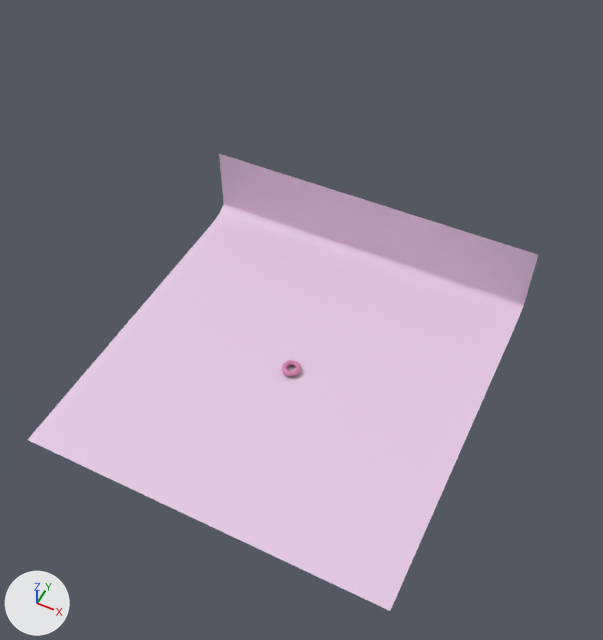
Renders of the glTF model public/dazzling donuts.gltf from each side of a commit.
Rendered twice from a 50 mm lens placed at (22.8, -43.5, 61.8), pointed at (1.7, -1.2, 9.0). Lighting does not change. The marker at lower left points along +X, +Y and +Z. Where no turn or scale is listed for an object, it has been applied to the vertices. Vertices at the same position are counted once.
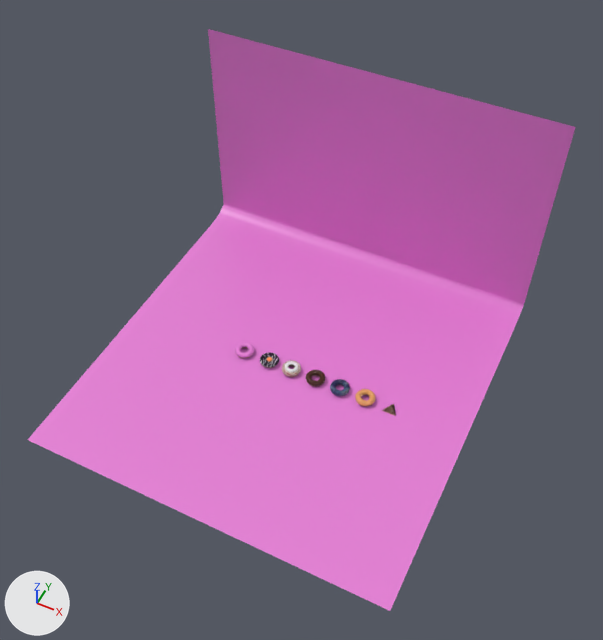
Where the newer file only moved an object's origin or applied its transform, the numbers keep the older frame.

Where the change shows, as pixel boxes [x1, y1, x2, y2] in the pictures (603 x 640 px):
'Plane', recoloured, reshaped (white to pink, 7% wider, 27% taller): before [28, 154, 538, 611]; after [28, 29, 576, 611]
'pink cream.003', added: after [355, 389, 375, 406]
'pink cream.001', added: after [330, 379, 350, 396]
'pink cream', added: after [306, 370, 325, 386]
'pink cream.002', added: after [235, 342, 254, 358]
'Torus.002', added: after [260, 352, 279, 367]
'Torus.007', added: after [285, 361, 298, 372]
'Cone', added: after [382, 404, 396, 416]
'bread.004', added: after [236, 347, 253, 358]
'bread.001', added: after [309, 375, 325, 387]
part 1 of me_plane, added (pink): after [208, 29, 576, 255]

The change, as a diff of the scene's bpy script:
```diff
--- a/public/dazzling donuts.gltf.py
+++ b/public/dazzling donuts.gltf.py
@@ mat_material_003 @@
 mat_material_003 = principled_material('Material.003')
-mat_material_003.base_color = (0.8, 0.59, 0.779)  # white #e7cae4
+mat_material_003.base_color = (0.8, 0.218, 0.681)  # pink #e781d7
@@ mat_material_004 @@
+mat_material_004 = bpy.data.materials.new('Material.004')
+# uses the picture img_galaxy
@@ me_plane @@
 me_plane.from_pydata(...)  # 18 vertices, 16 faces; spans x -17.3..17.3, y -17.3..17.3, z 0.0..7.7
 # verts and faces of me_plane; kept vertices keep their numbers, new ones are numbered from 18
+# me_plane part 1
+verts[18] = (-17.3, 17.3, 22.0)  # pixel (207, 29)
+verts[19] = (17.3, 17.3, 22.0)  # pixel (575, 127)
+faces += [(2, 3, 19), (2, 19, 18)]
 me_plane.materials.append(mat_material_003)
@@ me_mesh_003 @@
+me_mesh_003.from_pydata(...)  # 5632 vertices, 11264 faces; spans x -2.973..-1.741, y -0.617..0.615, z 0.104..0.195
+me_mesh_003.materials.append(mat_material_004)
@@ ob_torus_003 @@
-ob_torus_003 = bpy.data.objects.new('Torus.003', me_torus_003)
+ob_torus_003 = bpy.data.objects.new('Torus.003', me_mesh_003)
 ob_torus_003.location = (0.0, 0.0, 0.0)
@@ ob_cone @@
+ob_cone = bpy.data.objects.new('Cone', me_cone)  # 48 vertices, 92 faces; spans x 9.354..10.835, y -0.459..0.843, z -0.5..0.397
+ob_cone.location = (0.0, 0.0, 0.0)
@@ ob_bread_005 @@
+ob_bread_005 = bpy.data.objects.new('bread.005', me_torus_014)  # 1600 vertices, 3200 faces; spans x 6.68..8.48, y -0.9..0.9, z -0.25..0.27
+ob_bread_005.location = (0.0, 0.0, 0.0)
@@ ob_pink_cream_003 @@
+ob_pink_cream_003 = bpy.data.objects.new('pink cream.003', me_torus_013)  # 20992 vertices, 41984 faces; spans x 6.66..8.5, y -0.92..0.92, z -0.01..0.41; in mat_caramel (orange #e7a363)
+ob_pink_cream_003.location = (0.0, 0.0, 0.0)
@@ ob_bread_004 @@
+ob_bread_004 = bpy.data.objects.new('bread.004', me_torus_012)  # a torus around z (ring radius 0.65, tube radius 0.25) spanning x -5.93..-4.13, y -0.9..0.9, z -0.25..0.25
+ob_bread_004.location = (0.0, 0.0, 0.0)
@@ ob_pink_cream_002 @@
+ob_pink_cream_002 = bpy.data.objects.new('pink cream.002', me_mesh_005)  # 5632 vertices, 11264 faces; spans x -5.95..-4.12, y -0.91..0.91, z -0.01..0.37; in mat_material_003 (pink #e781d7)
+ob_pink_cream_002.location = (0.0, 0.0, 0.0)
@@ ob_bread_003 @@
+ob_bread_003 = bpy.data.objects.new('bread.003', me_torus_004)  # a torus around z (ring radius 0.65, tube radius 0.25) spanning x 4.13..5.93, y -0.9..0.9, z -0.25..0.25; in mat_blue_marble (picture img_marble_blue)
+ob_bread_003.location = (0.0, 0.0, 0.0)
@@ ob_pink_cream_001 @@
+ob_pink_cream_001 = bpy.data.objects.new('pink cream.001', me_mesh_004)  # 5632 vertices, 11264 faces; spans x -0.91..0.91, y -0.91..0.91, z -0.04..0.34; in mat_blue_marble (picture img_marble_blue)
+ob_pink_cream_001.location = (5.0, 0.0, 0.0)
@@ ob_torus_002 @@
+ob_torus_002 = bpy.data.objects.new('Torus.002', me_mesh_002)  # 5632 vertices, 11264 faces; spans x -3.25..-1.43, y -0.91..0.91, z 0.03..0.15
+ob_torus_002.location = (0.0, 0.0, 0.0)
@@ ob_bread_002 @@
+ob_bread_002 = bpy.data.objects.new('bread.002', me_torus_008)  # 1600 vertices, 3200 faces; spans x -3.25..-1.45, y -0.9..0.9, z -0.1..0.1
+ob_bread_002.location = (0.0, 0.0, 0.0)
@@ ob_torus_007 @@
+ob_torus_007 = bpy.data.objects.new('Torus.007', me_torus_007)  # 1600 vertices, 3200 faces; spans x -0.642..0.649, y -0.642..0.649, z 0.244..0.436; in mat_material_001 (pink #d482ac)
+ob_torus_007.location = (0.0, 0.0, 0.0)
@@ ob_bread_001 @@
+ob_bread_001 = bpy.data.objects.new('bread.001', me_torus_006)  # a torus around z (ring radius 0.65, tube radius 0.25) spanning x 1.62..3.42, y -0.9..0.9, z -0.25..0.25
+ob_bread_001.location = (0.0, 0.0, 0.0)
@@ ob_pink_cream @@
+ob_pink_cream = bpy.data.objects.new('pink cream', me_mesh_1)  # 5632 vertices, 11264 faces; spans x 1.6..3.43, y -0.91..0.91, z -0.01..0.37; in mat_chocolate (brown #44220e)
+ob_pink_cream.location = (0.0, 0.0, 0.0)
```
